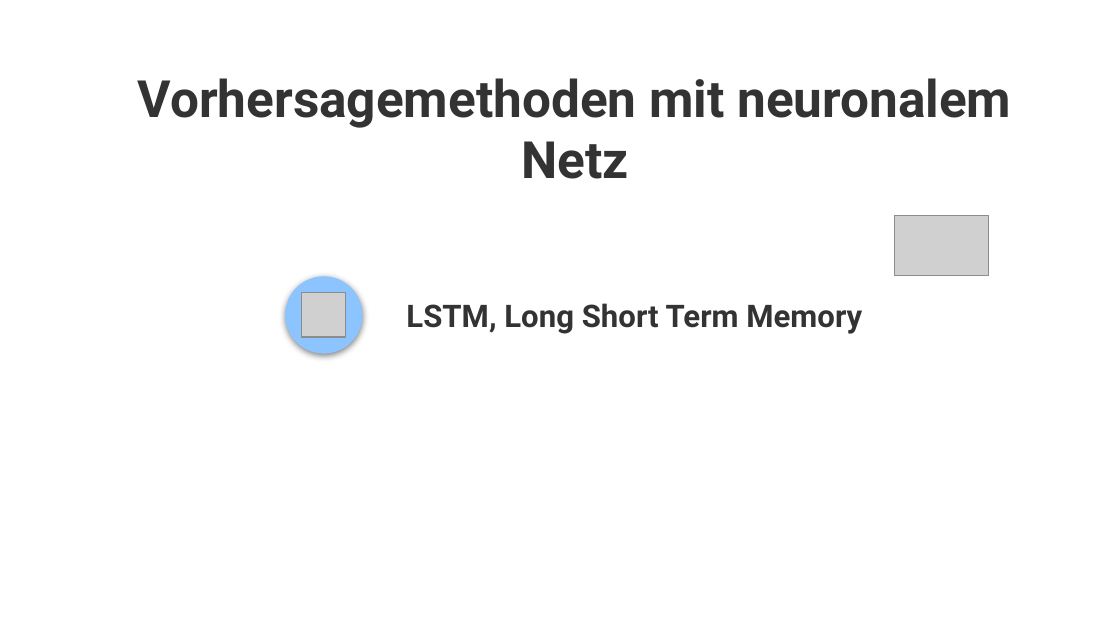
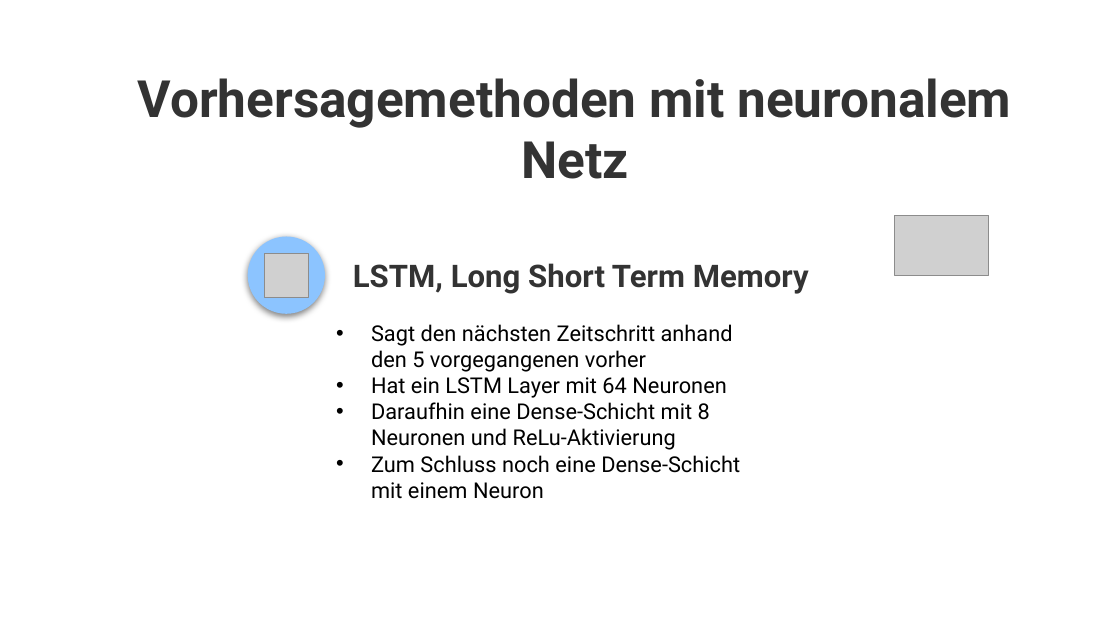
Before and after one commit to Fxvdi/umweltmonitoring-project, a slide deck: slide 10 of Präsentation_Umwelt.pptx (slide 9 before the commit). Drawn at 1120x630 pixels with LibreOffice and Linux fonts; fonts in the diff are those of the drawing; grey boxes stand for pictures; background and template pictures are left out. Boxes give left, top, right and bottom in pixels: in the first picture for what was removed or moved away, otherwise in the second. Text is boxed around its words. In the diff, an @@ line names an element or a change of style, - is before the commit and + after.

```diff
--- a/Präsentation_Umwelt.pptx
+++ b/Präsentation_Umwelt.pptx
@@ ellipse moved from (x1=286, y1=277, x2=363, y2=354) to (x1=248, y1=236, x2=325, y2=314) @@
@@ picture moved from (x1=301, y1=293, x2=345, y2=337) to (x1=264, y1=253, x2=308, y2=297) @@
@@ subtitle "LSTM, Long Short Term Memory" moved from (x1=406, y1=303, x2=862, y2=334) to (x1=353, y1=263, x2=809, y2=294) @@
@@ text added at (x1=371, y1=324, x2=740, y2=499), 14 pt, text #000000 @@
+• Sagt den nächsten Zeitschritt anhand den 5 vorgegangenen vorher
+• Hat ein LSTM Layer mit 64 Neuronen
+• Daraufhin eine Dense-Schicht mit 8 Neuronen und ReLu-Aktivierung
+• Zum Schluss noch eine Dense-Schicht mit einem Neuron
```
Also in this commit, not shown: 3 other slides changed, 2 slides added, 1 slide removed.
